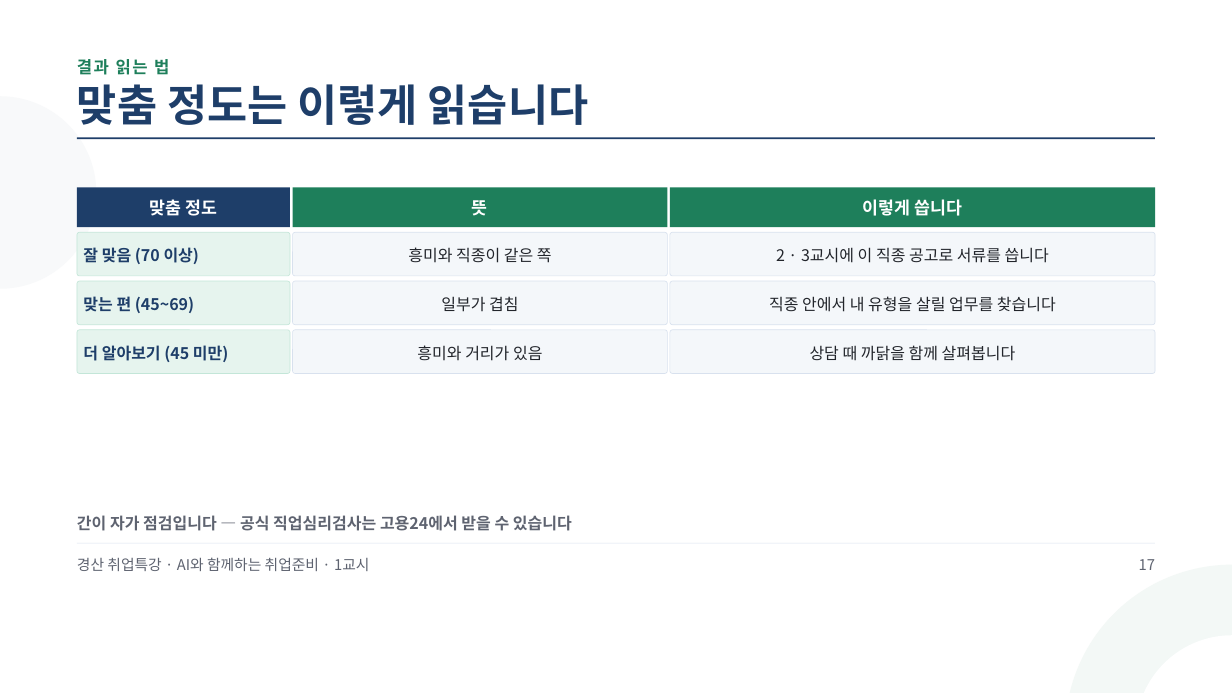
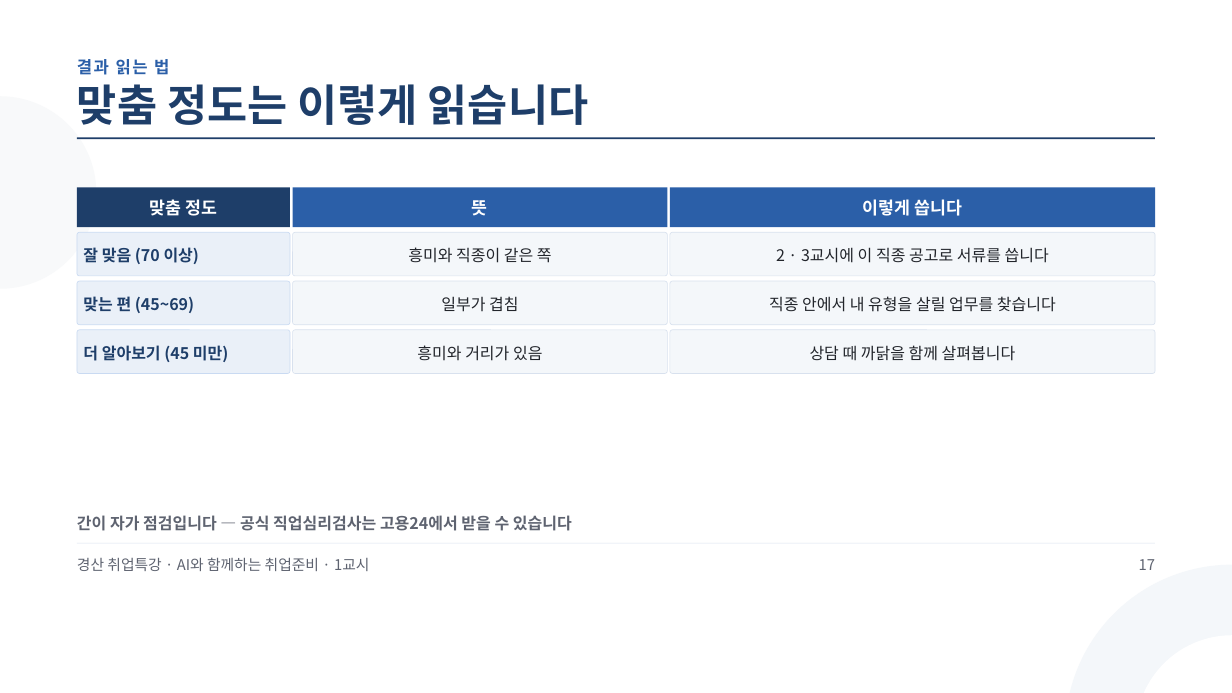
Before and after one commit to aebonlee/materials, a slide deck: slide 17 of gyeongsan/GSJOB2_1교시_워크숍_내소개_흥미검사.pptx. Drawn at 1232x693 pixels with LibreOffice and Linux fonts; fonts in the diff are those of the drawing. Boxes give left, top, right and bottom in pixels: in the first picture for what was removed or moved away, otherwise in the second. Text is boxed around its words. In the diff, an @@ line names an element or a change of style, - is before the commit and + after.

```diff
--- a/gyeongsan/GSJOB2_1교시_워크숍_내소개_흥미검사.pptx
+++ b/gyeongsan/GSJOB2_1교시_워크숍_내소개_흥미검사.pptx
@@ text "결과 읽는 법" at <box>77,59,169,75</box>: text colour #1E7F5B to #2B5FA8 @@
@@ rectangle at <box>293,187,667,227</box>: fill #1E7F5B to #2B5FA8 @@
@@ rectangle at <box>670,187,1156,227</box>: fill #1E7F5B to #2B5FA8 @@
@@ fill #E6F4EE to #EAF0F8; outline #C3E6D8 0.75 pt to #C9DAF2 0.75 pt in 3 elements at <box>77,232,290,276</box>, <box>77,281,290,325</box>, <box>77,330,290,373</box> @@
```
Also in this commit, not shown: 18 other slides changed, 13 other files.
